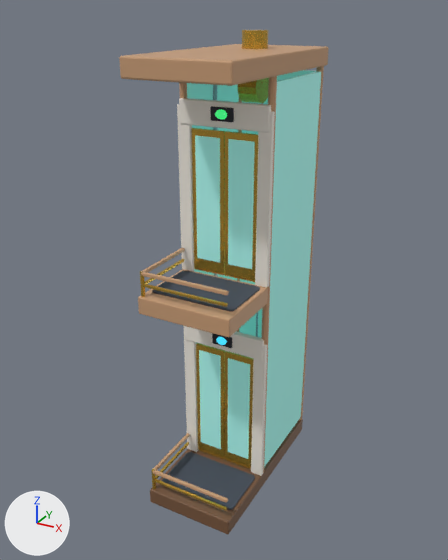
The FBX model Assets/MuseDesk/Art/Models/WallHabitat/WallHabitat_ElevatorSpine_2Tier.fbx as it was, and as the next commit left it.
One viewpoint serves both versions: a camera (50 mm lens) standing at (0.311, -0.716, 0.54) and looking at (-0.009, -0.134, 0.249). The axes (+X, +Y, +Z) are drawn at lower left. The lights are the same throughout. The picture after the commit comes second. Where no turn or scale is listed for an object, it has been applied to the vertices.

Names of what the first picture shows: 'WallHabitat_ElevatorSpine_2Tier_Mesh'.
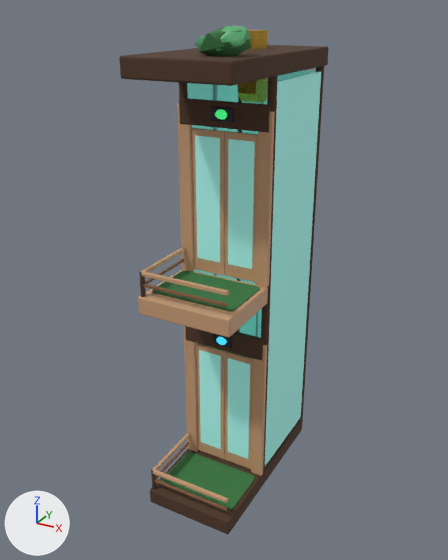
Pixel boxes (x1, y1, x2, y2) of what changed, in the pictures (448 x 560 px):
'WallHabitat_ElevatorSpine_2Tier_Mesh', reshaped: before (119, 30, 329, 535); after (119, 26, 329, 535)
part 1 of me_cube, added: after (195, 26, 252, 56)
part 2 of me_cube, recoloured (darker): (150, 419, 303, 535) in both
part 3 of me_cube, recoloured: (119, 45, 329, 473) in both
part 4 of me_cube, recoloured (greyish blue to dark green): (152, 271, 260, 510) in both
part 5 of me_cube, recoloured (yellow to brown): (192, 128, 258, 469) in both
part 6 of me_cube, recoloured: (140, 272, 156, 489) in both
part 7 of me_cube, recoloured: (143, 259, 228, 511) in both
part 8 of me_cube, recoloured (white to brown): (177, 104, 275, 476) in both
part 9 of me_cube, recoloured: (179, 98, 271, 361) in both

Edits to the bpy script that builds the scene:
```text
Add mat_mat_plantgreen:
    mat_mat_plantgreen = principled_material('Mat_PlantGreen')
    mat_mat_plantgreen.base_color = (0.0946, 0.434, 0.163)  # green #57b070
    mat_mat_plantgreen.roughness = 0.4
Add mat_mat_leathersatchel:
    mat_mat_leathersatchel = principled_material('Mat_LeatherSatchel')
    mat_mat_leathersatchel.base_color = (0.233, 0.1, 0.0432)  # brown #85593b
    mat_mat_leathersatchel.roughness = 0.55
Add mat_mat_forestmoss:
    mat_mat_forestmoss = principled_material('Mat_ForestMoss')
    mat_mat_forestmoss.base_color = (0.038, 0.179, 0.0509)  # dark green #377540
    mat_mat_forestmoss.roughness = 0.78
Add mat_mat_treebark:
    mat_mat_treebark = principled_material('Mat_TreeBark')
    mat_mat_treebark.base_color = (0.0757, 0.0347, 0.0163)  # brown #4e3422
    mat_mat_treebark.roughness = 0.85
Change me_cube:
    used by ob_wallhabitat_elevatorspine_2tier_mesh; location = (0.0, -0.127, -0.01)
    remove me_cube.from_pydata(...)  # 2704 vertices, 2536 faces; spans x -0.058..0.058, y -0.114..0.115, z -0.01..0.528
    add me_cube.from_pydata(...)  # 2740 vertices, 2596 faces; spans x -0.058..0.058, y -0.114..0.115, z -0.01..0.535
    me_cube part 1
    36 vertices are added at x -0.001..0.05, y -0.088..-0.047, z 0.506..0.535
    20 new faces join them, mat_mat_forestmoss (dark green #377540)
    40 new faces join them, mat_mat_plantgreen (green #57b070)
    me_cube part 2: 54 faces spanning x -0.055..0.055, y -0.113..0.113, z -0.01..0.01 switch from mat_mat_darkwood (brown #75543b) to mat_mat_treebark (brown #4e3422)
    me_cube part 3: 102 faces spanning x -0.058..0.058, y -0.114..0.115, z 0.01..0.51 switch from mat_mat_warmwood (brown #c89d77) to mat_mat_treebark (brown #4e3422)
    me_cube part 4: 524 faces spanning x -0.05..0.05, y -0.096..-0.029, z 0.01..0.272 switch from mat_mat_feltslate (greyish blue #424a57) to mat_mat_forestmoss (dark green #377540)
    me_cube part 5: 216 faces spanning x -0.039..0.04, y -0.023..-0.018, z 0.012..0.433 switch from mat_mat_brass (yellow #d9b047) to mat_mat_warmwood (brown #c89d77)
    me_cube part 6: 20 faces spanning x -0.054..-0.048, y -0.11..-0.105, z 0.01..0.298 switch from mat_mat_brass (yellow #d9b047) to mat_mat_treebark (brown #4e3422)
    me_cube part 7: 216 faces spanning x -0.052..0.05, y -0.109..-0.027, z 0.022..0.285 switch from mat_mat_brass (yellow #d9b047) to mat_mat_leathersatchel (brown #85593b)
    me_cube part 8: 216 faces spanning x -0.055..0.055, y -0.026..-0.019, z 0.01..0.457 switch from mat_mat_creamceramic (white #f4eee4) to mat_mat_warmwood (brown #c89d77)
    me_cube part 9: 108 faces spanning x -0.052..0.052, y -0.026..-0.018, z 0.177..0.463 switch from mat_mat_creamceramic (white #f4eee4) to mat_mat_treebark (brown #4e3422)
    other edits to the shape of me_cube do not show in these pictures
    add me_cube.materials.append(mat_mat_plantgreen)  # green #57b070
```
